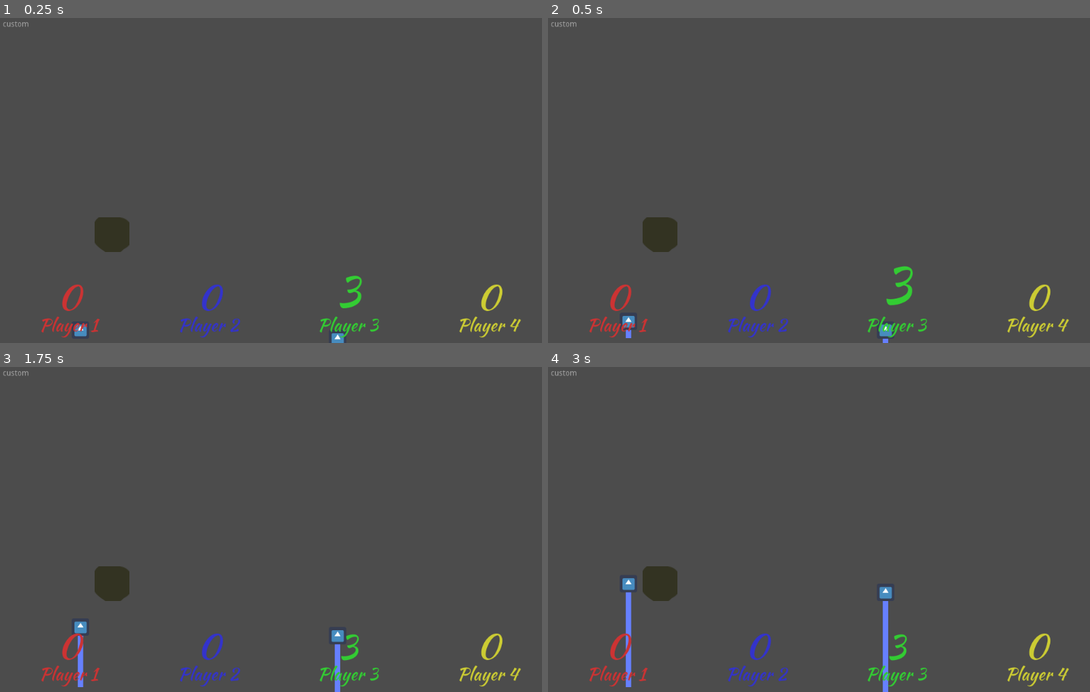
Above: before the commit, frames 1-4 (two rows, left to right).
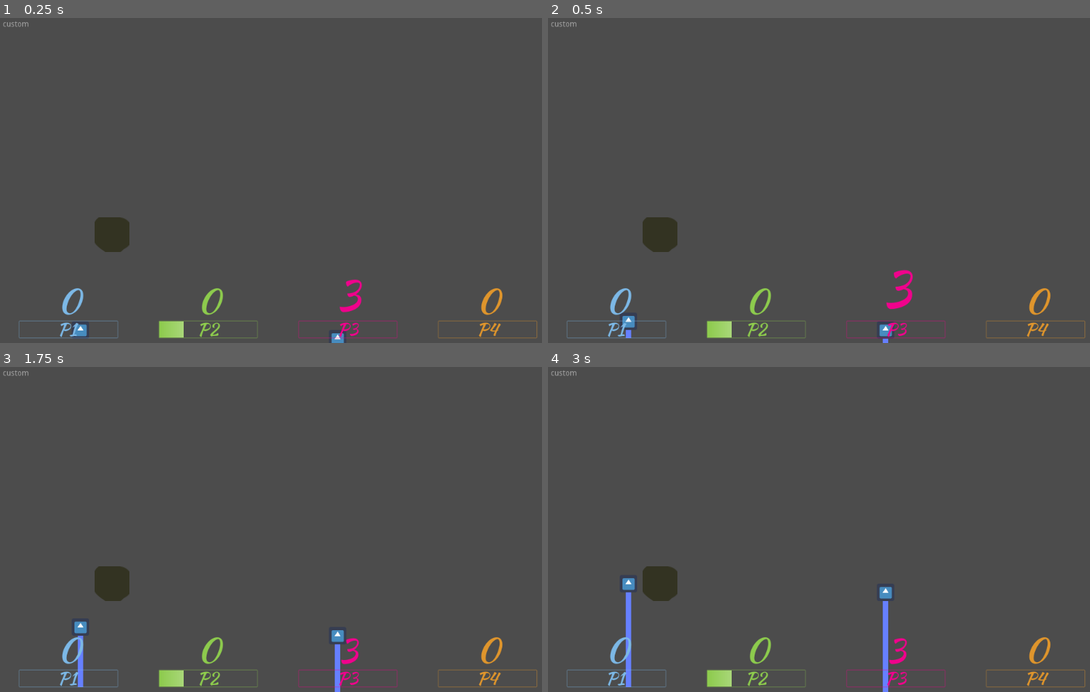
Above: after the commit, the same moments.

Repository: HedgeLizards/GGJ23
Game: Godot game, scene res://scenes/World.tscn
Same seed, same stepped clock (60 frames per second), same inputs: the game is played once before the commit and once after it. The engine's default icon, where the game draws it, is replaced by a stand-in: a white triangle on a blue panel in a dark square.
Inputs:
- Up to frame 1 (0.25 s): no input
- Up to frame 2 (0.5 s): no input
- Up to frame 3 (1.75 s): no input
- Up to frame 4 (3 s): no input

The runs differ from the first frame. In frame 1, 2.3% of the frame differs, in the area x 3-100%, y 79-99%; in frame 2, 2.4%, in the area x 3-100%, y 76-99%; in frame 3, 2.2%; in frame 4, 2.2%.

Commit message:
Add nitrogen meters to the UI

Diff:
--- a/scenes/Player.gd
+++ /dev/null
@@ -1,16 +0,0 @@
-extends Node2D
-
-
-# Declare member variables here. Examples:
-# var a = 2
-# var b = "text"
-
-
-# Called when the node enters the scene tree for the first time.
-func _ready():
-	pass # Replace with function body.
-
-
-# Called every frame. 'delta' is the elapsed time since the previous frame.
-#func _process(delta):
-#	pass
--- a/scenes/PlayerScore.tscn
+++ b/scenes/PlayerScore.tscn
@@ -7,7 +7,20 @@
 use_filter = true
 font_data = ExtResource( 1 )
 
-[sub_resource type="DynamicFont" id=1]
+[sub_resource type="Gradient" id=5]
+
+[sub_resource type="GradientTexture" id=6]
+gradient = SubResource( 5 )
+
+[sub_resource type="StyleBoxTexture" id=7]
+texture = SubResource( 6 )
+region_rect = Rect2( 0, 0, 2048, 1 )
+
+[sub_resource type="StyleBoxFlat" id=8]
+draw_center = false
+shadow_size = 2
+
+[sub_resource type="DynamicFont" id=4]
 size = 32
 use_filter = true
 font_data = ExtResource( 1 )
@@ -16,20 +29,40 @@
 margin_right = 1024.0
 margin_bottom = 121.0
 size_flags_horizontal = 3
-custom_constants/separation = -20
+custom_constants/separation = -10
 alignment = 2
 
 [node name="Score" type="Label" parent="."]
+margin_top = 7.0
 margin_right = 1024.0
-margin_bottom = 94.0
+margin_bottom = 101.0
 custom_fonts/font = SubResource( 2 )
 text = "0"
 align = 1
 
-[node name="Player" type="Label" parent="."]
-margin_top = 74.0
-margin_right = 1024.0
+[node name="Nitrogen" type="ProgressBar" parent="."]
+margin_left = 422.0
+margin_top = 91.0
+margin_right = 602.0
 margin_bottom = 121.0
-custom_fonts/font = SubResource( 1 )
-text = "Player "
-align = 1
+rect_min_size = Vector2( 180, 30 )
+size_flags_horizontal = 4
+custom_styles/fg = SubResource( 7 )
+custom_styles/bg = SubResource( 8 )
+max_value = 1.0
+step = 0.0
+percent_visible = false
+
+[node name="Label" type="Label" parent="Nitrogen"]
+anchor_left = 0.5
+anchor_top = 0.5
+anchor_right = 0.5
+anchor_bottom = 0.5
+margin_left = -20.0
+margin_top = -7.0
+margin_right = 20.0
+margin_bottom = 7.0
+grow_horizontal = 2
+grow_vertical = 2
+custom_fonts/font = SubResource( 4 )
+text = "P"
--- a/scripts/player_scores.gd
+++ b/scripts/player_scores.gd
@@ -1,32 +1,47 @@
 extends HBoxContainer
 
-const COLORS = [
-	Color(0.8, 0.2, 0.2),
-	Color(0.2, 0.2, 0.8),
-	Color(0.2, 0.8, 0.2),
-	Color(0.8, 0.8, 0.2),
-]
+const COLORS = [Color('#7cb8e6'), Color('#8dcb4d'), Color('#f0028c'), Color('#df952c')]
 
 var scores = [0, 0, 0, 0]
+var nitrogens = [0, 0, 0, 0]
 var PlayerScore = preload('res://scenes/PlayerScore.tscn')
 
 func _ready():
 	for i in range(4):
 		var player_score = PlayerScore.instance()
 		var score = player_score.get_node('Score')
-		var player = player_score.get_node('Player')
 
+		score.add_color_override('font_color', COLORS[i])
 		score.add_font_override('font', score.get_font('font').duplicate())
-		score.add_color_override('font_color', COLORS[i])
 
-		player.add_color_override('font_color', COLORS[i])
-		player.text += str(i + 1)
+		var nitrogen = player_score.get_node('Nitrogen')
+		var foreground = nitrogen.get('custom_styles/fg').duplicate()
+
+		foreground.texture = foreground.texture.duplicate()
+		foreground.texture.gradient = foreground.texture.gradient.duplicate()
+
+		var foreground_colors = foreground.texture.gradient.colors
+
+		foreground_colors[0] = COLORS[i]
+		foreground.texture.gradient.colors = foreground_colors
+
+		var background = nitrogen.get('custom_styles/bg').duplicate()
+
+		background.shadow_color = COLORS[i]
+		background.shadow_color.a = 0.5
+
+		nitrogen.set('custom_styles/fg', foreground)
+		nitrogen.set('custom_styles/bg', background)
+
+		nitrogen.get_node('Label').add_color_override('font_color', COLORS[i])
+		nitrogen.get_node('Label').text += str(i + 1)
 
 		add_child(player_score)
 
-	increase_score(2, 3)
+	change_score(2, 3) # TEMPORARY
+	change_nitrogen(1, 0.25) # TEMPOARY
 
-func increase_score(player, by):
+func change_score(player, by):
 	scores[player] += by
 
 	var score = get_child(player).get_node('Score')
@@ -37,3 +52,16 @@
 
 	tween.tween_property(score.get_font('font'), 'size', 96, 0.5)
 	tween.tween_property(score.get_font('font'), 'size', 64, 0.5)
+
+func change_nitrogen(player, by):
+	nitrogens[player] += by
+
+	var nitrogen = get_child(player).get_node('Nitrogen')
+
+	nitrogen.value = nitrogens[player]
+
+	var foreground = nitrogen.get('custom_styles/fg')
+	var foreground_colors = foreground.texture.gradient.colors
+
+	foreground_colors[1] = COLORS[player] + (Color.white - COLORS[player]) * nitrogens[player]
+	foreground.texture.gradient.colors = foreground_colors
Not shown: 1 places in scenes/PlayerScore.tscn that only renumber resources
